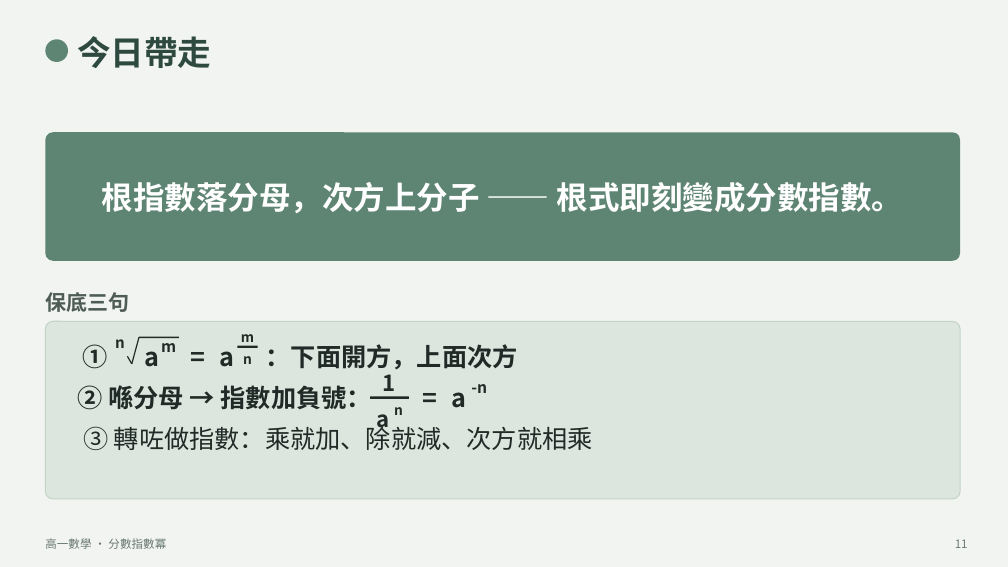
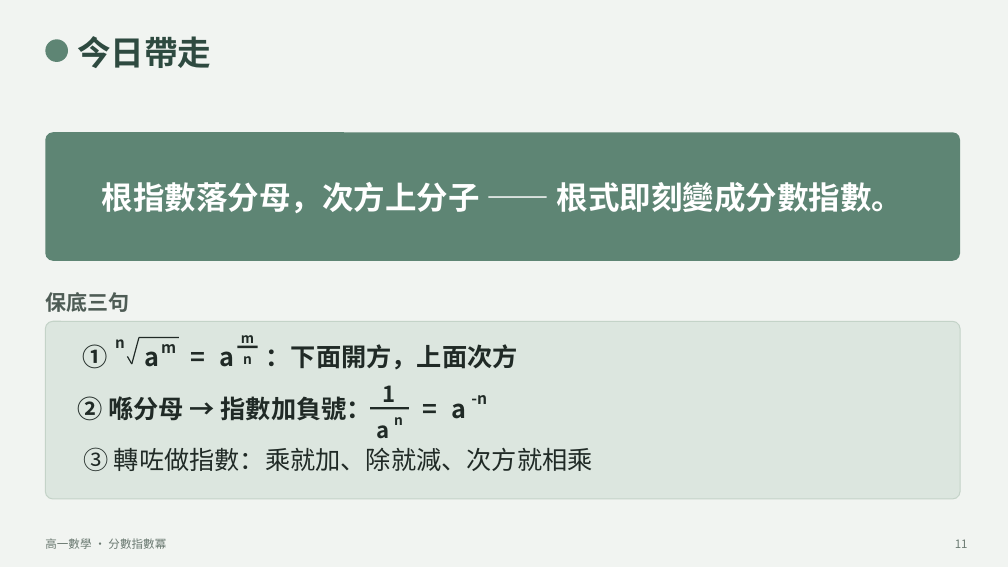
Before and after one commit to kongchilok/math-materials, a slide deck: slide 11 of 抽離教學_數學/高一數學/融合班教學資源/第一學段/03_指數與對數/教學簡報/簡報_L2_分數指數冪.pptx. Drawn at 1008x567 pixels with LibreOffice and Linux fonts; fonts in the diff are those of the drawing. Boxes give left, top, right and bottom in pixels: in the first picture for what was removed or moved away, otherwise in the second. Text is boxed around its words. In the diff, an @@ line names an element or a change of style, - is before the commit and + after.

```diff
--- a/抽離教學_數學/高一數學/融合班教學資源/第一學段/03_指數與對數/教學簡報/簡報_L2_分數指數冪.pptx
+++ b/抽離教學_數學/高一數學/融合班教學資源/第一學段/03_指數與對數/教學簡報/簡報_L2_分數指數冪.pptx
@@ 7 texts, 1 line: place and size @@
-7 texts, 1 line at box(78, 374, 487, 433)
+7 texts, 1 line at box(78, 385, 487, 439)
@@ text "③ 轉咗做指數：乘就加、除就減、次方就相乘" rewrapped from box(83, 422, 593, 450) to box(83, 447, 593, 471) @@
```
Also in this commit, not shown: 2 other slides changed, 2 other files.
